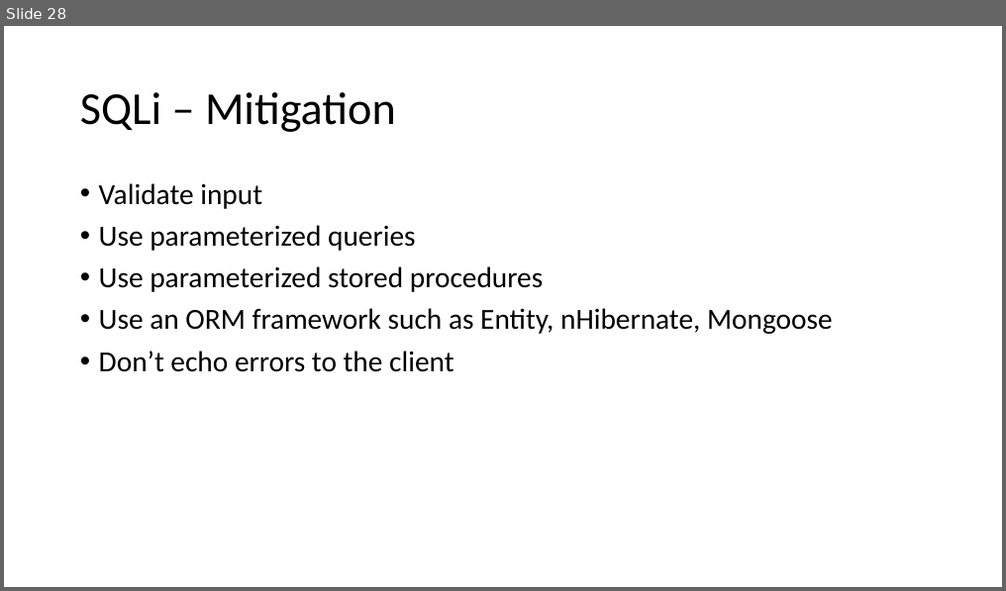
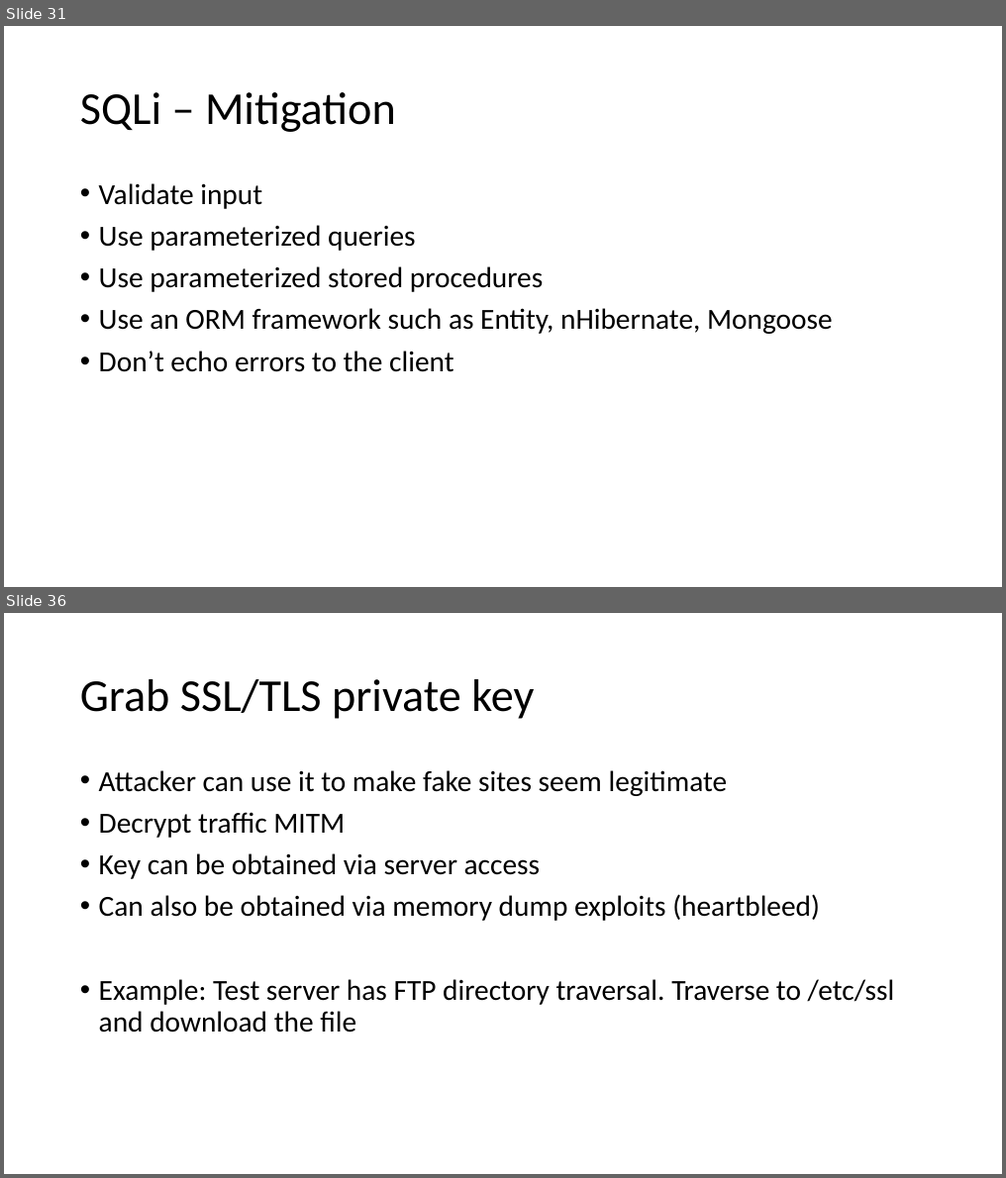
Before and after one commit to koga73/security-test, a slide deck: documents/Ethical_Hacking_101.pptx. Shown one above the other, each under a label of ours: slide 28 before the commit, slides 31 and 36 after it; the slides between them are not shown. The pictures are 1006x591 and 1006x1178 pixels, drawn with LibreOffice and Linux fonts; fonts in the diff are those of the drawing. Boxes give left, top, right and bottom in pixels: in the first picture for what was removed or moved away, otherwise in the second. Text is boxed around its words. In the diff, an @@ line names an element or a change of style, - is before the commit and + after.

```diff
--- a/documents/Ethical_Hacking_101.pptx
+++ b/documents/Ethical_Hacking_101.pptx
@@ slide 36 added at (4,613,1002,1174), background #FFFFFF @@
@@ title added at (80,679,534,719), 44 pt, text #000000 @@
+Grab SSL/TLS private key
@@ text added at (99,770,895,1033), 28 pt, text #000000 @@
+• Attacker can use it to make fake sites seem legitimate
+• Decrypt traffic MITM
+• Key can be obtained via server access
+• Can also be obtained via memory dump exploits (heartbleed)
+• Example: Test server has FTP directory traversal. Traverse to /etc/ssl and download the file
@@ what was slide 28 is now slide 31 @@
```
Also in this commit, not shown: 4 slides changed, 9 other slides added.
